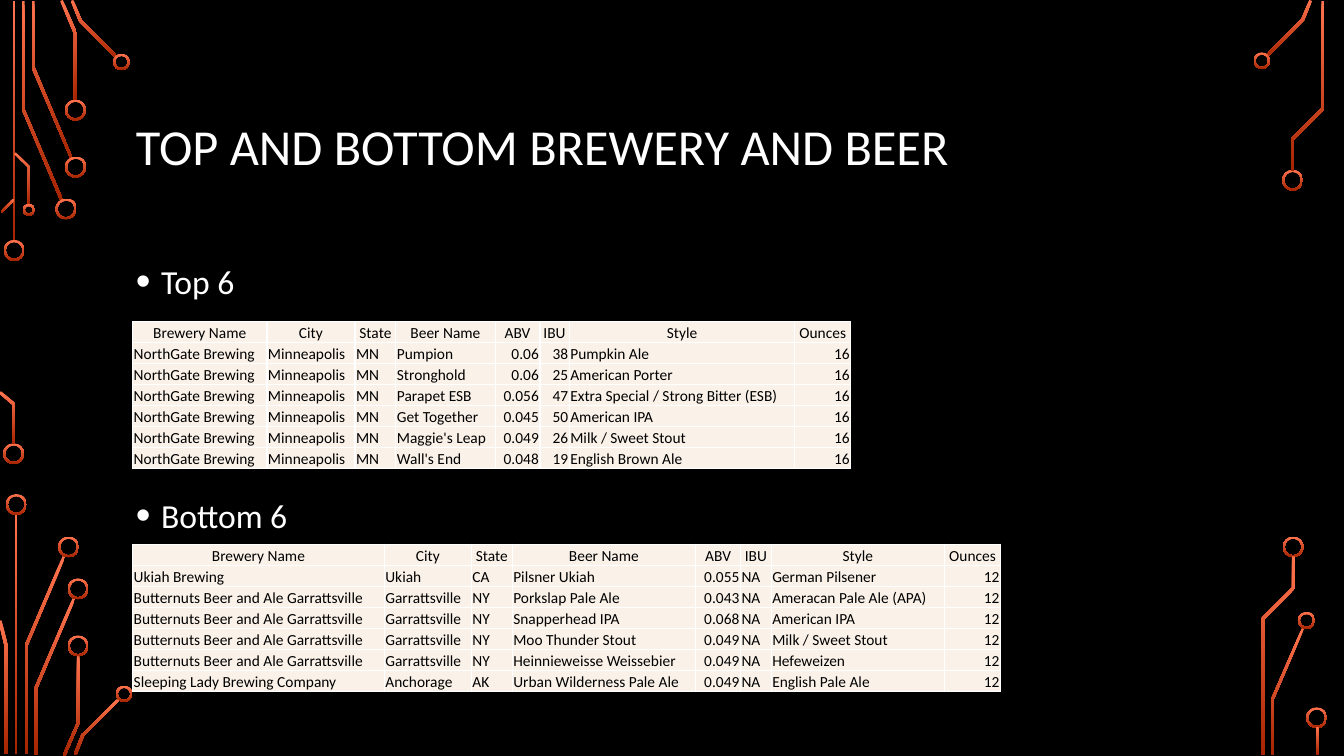
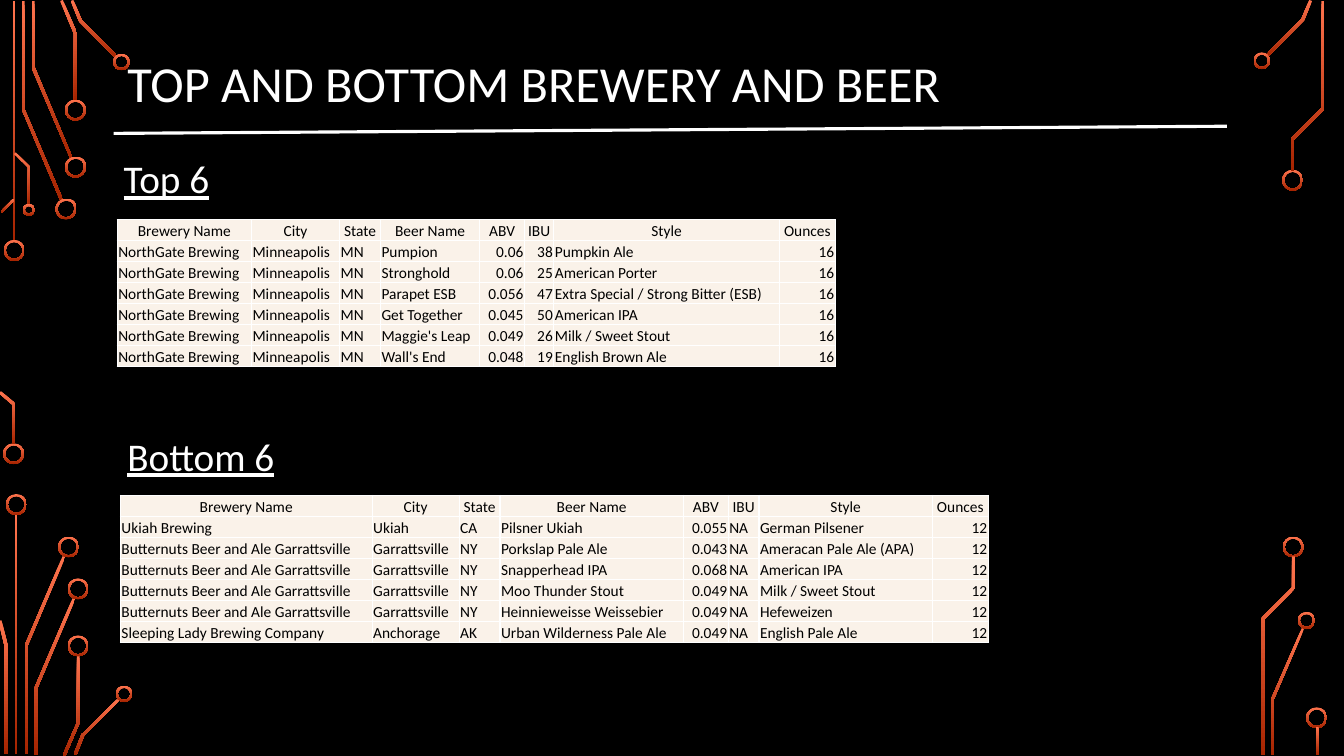
Before and after one commit to arron71/CaseStudy1, a slide deck: slide 4 of CaseStudy1 Presentation.pptx. Drawn at 1344x756 pixels with LibreOffice and Linux fonts; fonts in the diff are those of the drawing; background and template pictures are left out. Boxes give left, top, right and bottom in pixels: in the first picture for what was removed or moved away, otherwise in the second. Text is boxed around its words. In the diff, an @@ line names an element or a change of style, - is before the commit and + after.

```diff
--- a/CaseStudy1 Presentation.pptx
+++ b/CaseStudy1 Presentation.pptx
@@ title "TOP AND BOTTOM BREWERY AND ..." rewrapped from (x1=136, y1=132, x2=949, y2=166) to (x1=127, y1=60, x2=940, y2=103) @@
@@ text "Top 6" at (x1=124, y1=166, x2=209, y2=200): size 24 to 28 pt, underline on; bullet • to none @@
@@ text "Top 6" moved from (x1=161, y1=271, x2=234, y2=300) to (x1=124, y1=166, x2=209, y2=200) @@
@@ line added from (114, 133) to (1227, 126), #FFFFFF 2.25 pt @@
@@ table moved from (x1=133, y1=322, x2=852, y2=471) to (x1=117, y1=220, x2=836, y2=369) @@
@@ text "Bottom 6" moved from (x1=161, y1=505, x2=287, y2=529) to (x1=127, y1=444, x2=274, y2=477) @@
@@ text "Bottom 6" at (x1=127, y1=444, x2=274, y2=477): size 24 to 28 pt, underline on; bullet • to none @@
@@ table moved from (x1=133, y1=544, x2=1001, y2=694) to (x1=120, y1=496, x2=988, y2=645) @@
```
Also in this commit, not shown: 5 other slides changed, 4 slides added, 1 slide removed, 2 other files.
